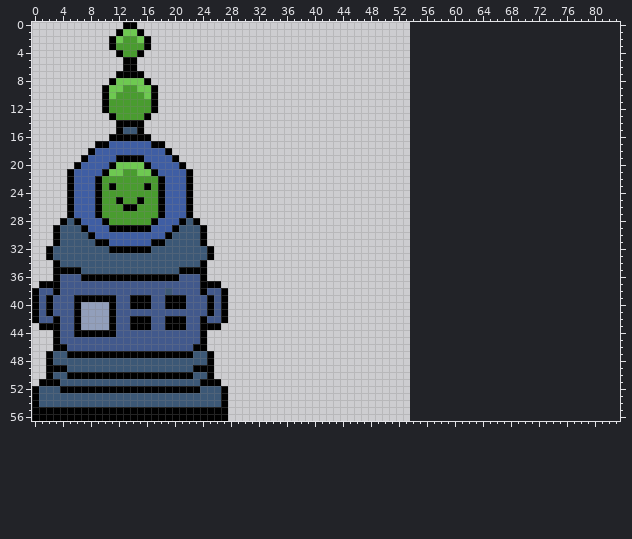
Sprite sheet: Assets/Art/BigMode_Checkpoint.png. Above: the version before the commit.
The file is 80x100 pixels. Colours within 5 levels of each other are drawn and written as one. The old version is drawn lined up with the new one, on the new canvas.
Now the later version:
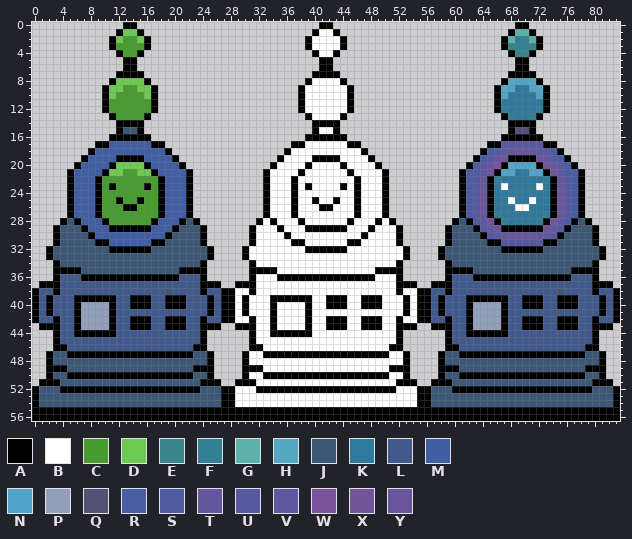
Palette (. is transparent): A #000000  B #ffffff  C #499c2f  D #6ec951  E #388488  F #337f93  G #5cb1ad  H #54a8c1  J #3c5876  K #2f7a9c  L #42598c  M #3f5ea4  N #51a3c9  P #929fbb  Q #555075  R #485da3  S #4f5ca2  T #65579e  U #575aa1  V #5d59a0  W #7a5299  X #72549b  Y #6b569d
Difference:
canvas 80x100 -> 84x57, the old top-left corner now at -26,-19 (the part of the old canvas that was cut away was empty and is not shown)
Changed rows in their new state; - is an unchanged pixel.
first column x 28:
 0 -------------AA--------------------------AA-------------
 1 ------------ABBA------------------------AGGA------------
 2 -----------ABBBBA----------------------AGFFGA-----------
 3 -----------ABBBBA----------------------AEFFEA-----------
 4 ------------ABBA------------------------AEEA------------
 5 -------------AA--------------------------AA-------------
 6 -------------AA--------------------------AA-------------
 7 ------------AAAA------------------------AAAA------------
 8 -----------ABBBBA----------------------AHNNHA-----------
 9 ----------ABBBBBBA--------------------AHNKKNHA----------
10 ----------ABBBBBBA--------------------ANKKKKNA----------
11 ----------ABBBBBBA--------------------AKKKKKKA----------
12 ----------ABBBBBBA--------------------AFKKKKFA----------
13 -----------ABBBBA----------------------AFKKFA-----------
14 ------------AAAA------------------------AAAA------------
15 ------------ABBA------------------------AQQA------------
16 -----------AAAAAA----------------------AAAAAA-----------
17 ---------AABBBBBBAA------------------AAUUVVUUAA---------
18 --------ABBBBBBBBBBA----------------ARUVTYYTVURA--------
19 -------ABBBBAAAABBBBA--------------ARUTXAAAAXTURA-------
20 ------ABBBBABBBBABBBBA------------ARUTWAHNNHAWTURA------
21 -----ABBBBABBBBBBABBBBA----------ARSVXANNKKNNAXVSRA-----
22 -----ABBBABBBBBBBBABBBA----------ARUTAFKKKKKKFATURA-----
23 -----ABBBABABBBBABABBBA----------ARUYAKBKKKKBKAYURA-----
24 -----ABBBABBBBBBBBABBBA----------ARUYAKKKKKKKKAYURA-----
25 -----ABBBABBABBABBABBBA----------ARUYAKKBKKBKKAYURA-----
26 -----ABBBABBBAABBBABBBA----------ARUYAKKKBBKKKAYURA-----
27 -----ABBBABBBBBBBBABBBA----------ARUTAFKKKKKKFATURA-----
28 ----ABABBBABBBBBBABBBABA--------AJASVXAFKKKKFAXVSAJA----
29 ---ABBBABBBAAAAAABBBABBBA------AJJJAUVXAAAAAAXVUAJJJA---
30 ---ABBBBABBBBBBBBBBABBBBA------AJJJJAUVTYYYYTVUAJJJJA---
31 ---ABBBBBAABBBBBBAABBBBBA------AJJJJJAAUUUUUUAAJJJJJA---
32 --ABBBBBBBBAAAAAABBBBBBBBA----AJJJJJJJJAAAAAAJJJJJJJJA--
33 --ABBBBBBBBBBBBBBBBBBBBBBA----AJJJJJJJJJJJJJJJJJJJJJJA--
34 ---ABBBBBBBBBBBBBBBBBBBBA------AJJJJJJJJJJJJJJJJJJJJA---
35 ---AAAABBBBBBBBBBBBBBAAAA------AAAAJJJJJJJJJJJJJJAAAA---
36 ---ABBBAAAAAAAAAAAAAABBBA------ALLLAAAAAAAAAAAAAALLLA---
37 -AAABBBBBBBBBBBBBBBBBBBBAAA--AAALLLLLLLLLLLLLLLLLLLLAAA-
38 ABBABBBBBBBBBBBBBBBBBBBBABBAALLALLLLLLLLLLLLLLLJLLLLALLA
39 ABABBBAAAAAABBAAABBAAABBBABAALALLLAAAAAALLAAALLAAALLLALA
40 ABABBBABBBBABBAAABBAAABBBABAALALLLAPPPPALLAAALLAAALLLALA
41 ABABBBABBBBABBBBBBBBBBBBBABAALALLLAPPPPALLLLLLLLLLLLLALA
42 ABBABBABBBBABBAAABBAAABBABBAALLALLAPPPPALLAAALLAAALLALLA
43 -AAABBABBBBABBAAABBAAABBAAA--AAALLAPPPPALLAAALLAAALLAAA-
44 ---ABBAAAAAABBBBBBBBBBBBA------ALLAAAAAALLLLLLLLLLLLA---
45 ---ABBBBBBBBBBBBBBBBBBBBA------ALLLLLLLLLLLLLLLLLLLLA---
46 ---AABBBBBBBBBBBBBBBBBBAA------AALLLLLLLLLLLLLLLLLLAA---
47 --ABBAAAAAAAAAAAAAAAAAABBA----AJJAAAAAAAAAAAAAAAAAAJJA--
48 --ABBBBBBBBBBBBBBBBBBBBBBA----AJJJJJJJJJJJJJJJJJJJJJJA--
49 --AAABBBBBBBBBBBBBBBBBBAAA----AAAJJJJJJJJJJJJJJJJJJAAA--
50 --ABBAAAAAAAAAAAAAAAAAABBA----AJJAAAAAAAAAAAAAAAAAAJJA--
51 -AAABBBBBBBBBBBBBBBBBBBBAAA--AAAJJJJJJJJJJJJJJJJJJJJAAA-
52 ABBBAAAAAAAAAAAAAAAAAAAABBBAAJJJAAAAAAAAAAAAAAAAAAAAJJJA
53 ABBBBBBBBBBBBBBBBBBBBBBBBBBAAJJJJJJJJJJJJJJJJJJJJJJJJJJA
54 ABBBBBBBBBBBBBBBBBBBBBBBBBBAAJJJJJJJJJJJJJJJJJJJJJJJJJJA
55 AAAAAAAAAAAAAAAAAAAAAAAAAAAAAAAAAAAAAAAAAAAAAAAAAAAAAAAA
56 AAAAAAAAAAAAAAAAAAAAAAAAAAAAAAAAAAAAAAAAAAAAAAAAAAAAAAAA
Pixel boxes of the changes (left, top, right, bottom) in both pictures:
added: (228, 22, 620, 421)
